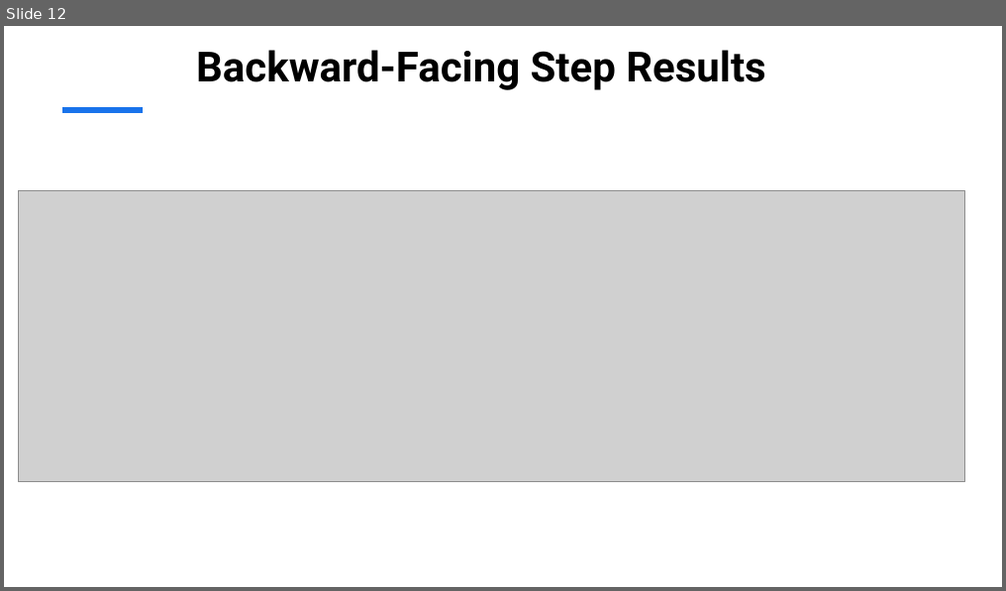
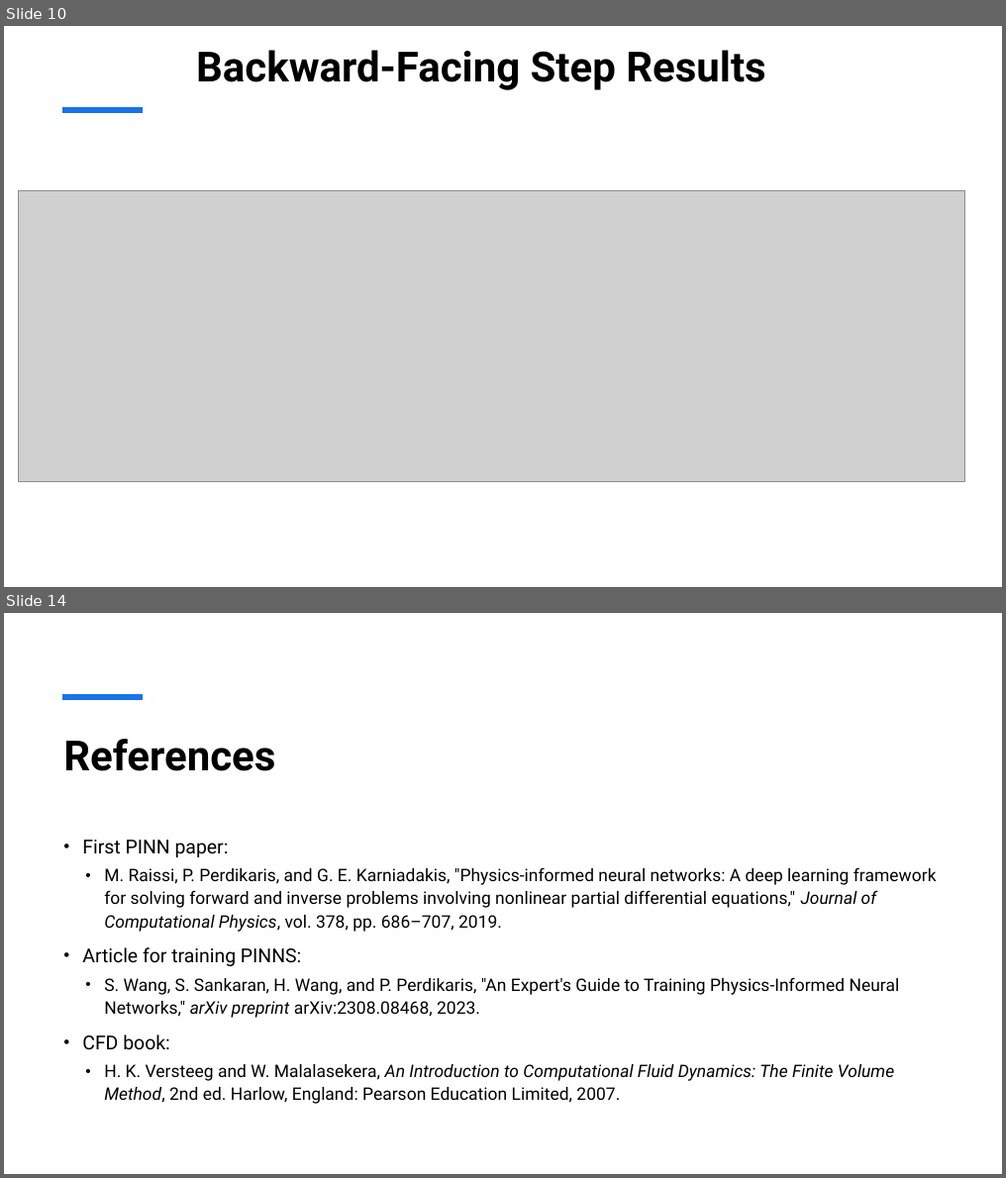
Before and after one commit to henrikhaug1/MEK4470, a slide deck: Presentation1.pptx. Shown one above the other, each under a label of ours: slide 12 before the commit, slides 10 and 14 after it; the slides between them are not shown. The pictures are 1006x591 and 1006x1178 pixels, drawn with LibreOffice and Linux fonts; fonts in the diff are those of the drawing; grey boxes stand for pictures. Boxes give left, top, right and bottom in pixels: in the first picture for what was removed or moved away, otherwise in the second. Text is boxed around its words. In the diff, an @@ line names an element or a change of style, - is before the commit and + after.

```diff
--- a/Presentation1.pptx
+++ b/Presentation1.pptx
@@ slide 14 added at (x1=4, y1=613, x2=1002, y2=1174), background #FFFFFF; not listed: 1 template element that a slide beside it also shows @@
@@ title added at (x1=63, y1=739, x2=275, y2=771), 40 pt, text #000000, bold @@
+References
@@ text added at (x1=82, y1=840, x2=937, y2=1104), 16.6 pt, text #000000 @@
+• First PINN paper:
+  • M. Raissi, P. Perdikaris, and G. E. Karniadakis, "Physics-informed neural networks: A deep learning framework for solving forward and inverse problems involving nonlinear partial differential equations," Journal of Computational Physics, vol. 378, pp. 686–707, 2019.
+• Article for training PINNS:
+  • S. Wang, S. Sankaran, H. Wang, and P. Perdikaris, "An Expert's Guide to Training Physics-Informed Neural Networks," arXiv preprint arXiv:2308.08468, 2023.
+• CFD book:
+  • H. K. Versteeg and W. Malalasekera, An Introduction to Computational Fluid Dynamics: The Finite Volume Method, 2nd ed. Harlow, England: Pearson Education Limited, 2007.
@@ what was slide 12 is now slide 10 @@
```
Also in this commit, not shown: 5 slides changed, 3 other slides added, 6 slides removed, 26 other files.
